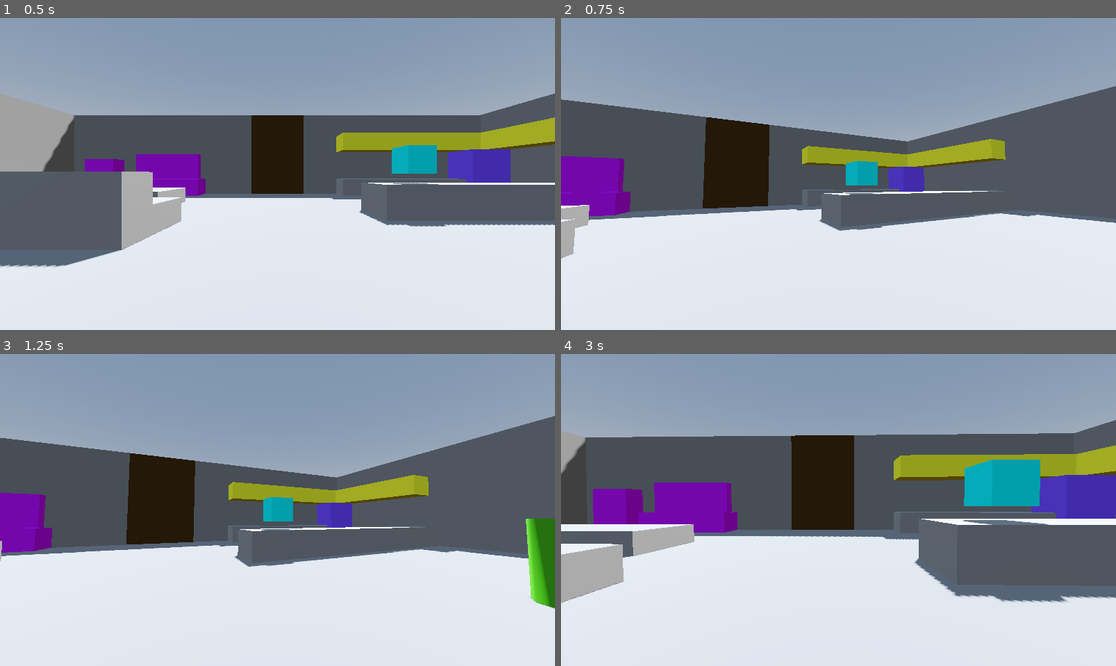
Above: before the commit, frames 1-4 (two rows, left to right).
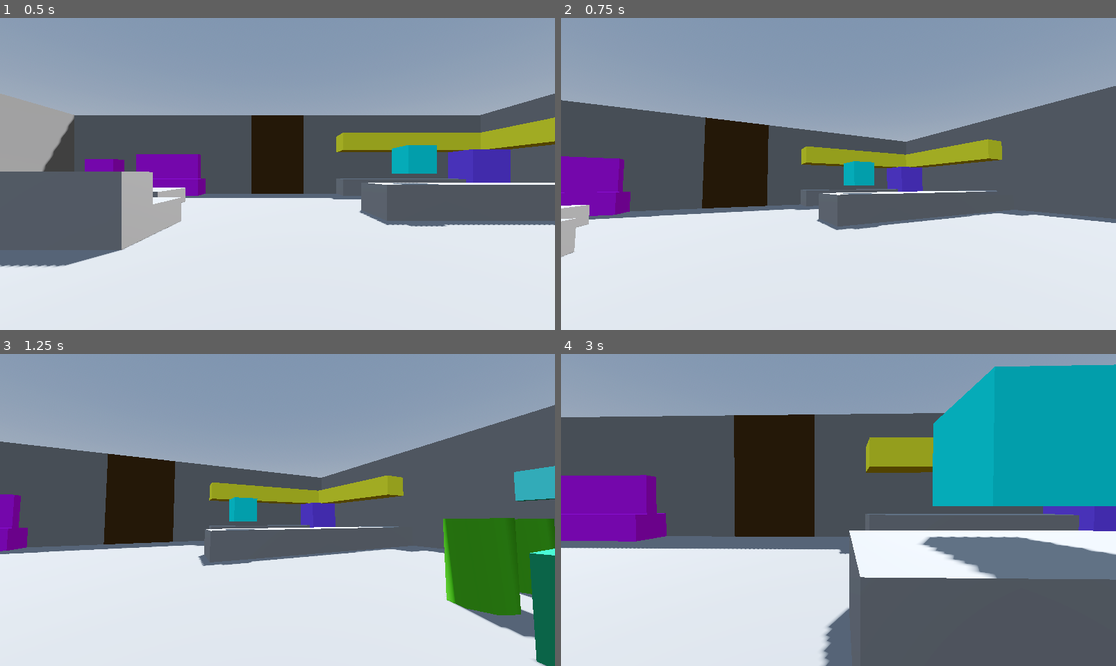
Above: after the commit, the same moments.

Repository: viamill/spooky-jam-2025
Game: Godot game, scene res://src/game.tscn
Same seed, same stepped clock (60 frames per second), same inputs: the game is played once before the commit and once after it. This scene is started directly instead of the project's main scene.
Inputs (mouse positions are in pixels of both pictures, inside the frame that each line leads up to):
- Up to frame 1 (0.5 s): no input
- Up to frame 2 (0.75 s): tap Enter at 0.5 s; move the mouse to (960, 158) at 0.52 s; press the mouse at (960, 158) at 0.53 s; hold D (move_right) from 0.53 s (still down)
- Up to frame 3 (1.25 s): keep holding D (move_right)
- Up to frame 4 (3 s): move the mouse to (810, 510) at 1.27 s; release D (move_right) at 1.28 s; release the mouse at (810, 510) at 1.28 s; hold W (move_forward) from 1.28 s (still down); click (810, 510) at 1.35 s; move the mouse to (849, 503) at 2.02 s; press the mouse at (849, 503) at 2.03 s; move the mouse to (832, 516) at 2.77 s; release the mouse at (832, 516) at 2.78 s; click (832, 516) at 2.85 s

Frame 1 is identical in both runs. In frame 2, 0.9% of the frame differs, in the area x 0-100%, y 21-78%; in frame 3, 16%; in frame 4, 53%, in the area x 0-100%, y 3-100%.

Commit message:
Add interactable bathroom door to house level

Diff:
--- a/src/game.tscn
+++ b/src/game.tscn
@@ -11,4 +11,4 @@
 
 [node name="Player" parent="House_Level" instance=ExtResource("2_3msxb")]
 transform = Transform3D(1, 0, 0, 0, 1, 0, 0, 0, 1, 0, 0.5, 0)
-walk_speed = 2.0
+walk_speed = 5.0
--- /dev/null
+++ b/src/interactables/door.gd
@@ -0,0 +1,19 @@
+extends Interactable
+
+
+@export_range(-360, 360, 1, "radians_as_degrees") var open_rotation = 0
+
+var _is_open: bool = false
+var _closed_rotation: float = 0
+
+func _ready() -> void:
+	_closed_rotation = rotation.y
+
+
+func interact() -> void:
+	if _is_open:
+		rotation.y = _closed_rotation
+		_is_open = false
+	else:
+		rotation.y = deg_to_rad(open_rotation)
+		_is_open = true
--- /dev/null
+++ b/src/interactables/door.tscn
@@ -0,0 +1,21 @@
+[gd_scene load_steps=4 format=3 uid="uid://d3saec0iu5nj"]
+
+[ext_resource type="Script" uid="uid://y43tjipgg6v5" path="res://src/interactables/door.gd" id="1_g0m2s"]
+
+[sub_resource type="StandardMaterial3D" id="StandardMaterial3D_k1hf5"]
+albedo_color = Color(0.3, 0.19535, 0.027, 1)
+
+[sub_resource type="BoxShape3D" id="BoxShape3D_0jm7b"]
+size = Vector3(4, 7, 1)
+
+[node name="Door" type="StaticBody3D"]
+script = ExtResource("1_g0m2s")
+
+[node name="BathroomDoor" type="CSGBox3D" parent="."]
+transform = Transform3D(1, 0, 0, 0, 1, 0, 0, 0, 1, -2.5, 3.5, 0)
+size = Vector3(4, 7, 1)
+material = SubResource("StandardMaterial3D_k1hf5")
+
+[node name="CollisionShape3D" type="CollisionShape3D" parent="."]
+transform = Transform3D(1, 0, 0, 0, 1, 0, 0, 0, 1, -2.5, 3.5, 0)
+shape = SubResource("BoxShape3D_0jm7b")
--- a/temp/House_Level.tscn
+++ b/temp/House_Level.tscn
@@ -1,7 +1,8 @@
-[gd_scene load_steps=18 format=3 uid="uid://cd02mm4ktaqrk"]
+[gd_scene load_steps=19 format=3 uid="uid://cd02mm4ktaqrk"]
 
 [ext_resource type="Script" uid="uid://c3esvx2w4ns55" path="res://src/interactables/bed.gd" id="1_rwo1n"]
 [ext_resource type="PackedScene" uid="uid://cm37go1q8bkqv" path="res://temp/interactable_box.tscn" id="1_tv6ml"]
+[ext_resource type="PackedScene" uid="uid://d3saec0iu5nj" path="res://src/interactables/door.tscn" id="3_t83go"]
 
 [sub_resource type="ProceduralSkyMaterial" id="ProceduralSkyMaterial_q2pfp"]
 sky_horizon_color = Color(0.662243, 0.671743, 0.686743, 1)
@@ -118,11 +119,6 @@
 size = Vector3(4, 7, 1)
 material = SubResource("StandardMaterial3D_cbfiq")
 
-[node name="BathroomDoor" type="CSGBox3D" parent="HouseDesign/HouseStructure"]
-transform = Transform3D(1, 0, 0, 0, 1, 0, 0, 0, 1, -17.5, 3, 1)
-size = Vector3(4, 7, 1)
-material = SubResource("StandardMaterial3D_cbfiq")
-
 [node name="Kitchen" type="CSGCombiner3D" parent="HouseDesign"]
 transform = Transform3D(1, 0, 0, 0, 0.8, 0, 0, 0, 1, 0, 0.05, 0)
 use_collision = true
@@ -314,3 +310,7 @@
 
 [node name="InteractableBox" parent="." instance=ExtResource("1_tv6ml")]
 transform = Transform3D(1, 0, 0, 0, 1, 0, 0, 0, 1, 5, 2.5, -7.5)
+
+[node name="BathroomDoor" parent="." instance=ExtResource("3_t83go")]
+transform = Transform3D(-4.37114e-08, 0, 1, 0, 1, 0, -1, 0, -4.37114e-08, -16, -0.5, 1)
+open_rotation = -5
Not shown, added: src/interactables/door.gd.uid
Not shown: 1 places in src/main_menu.tscn that only renumber resources
